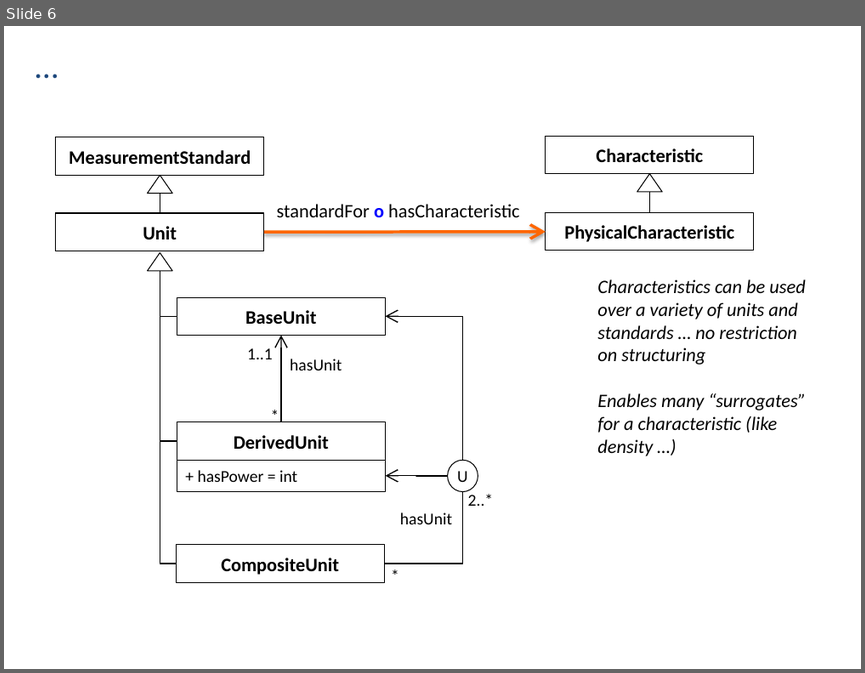
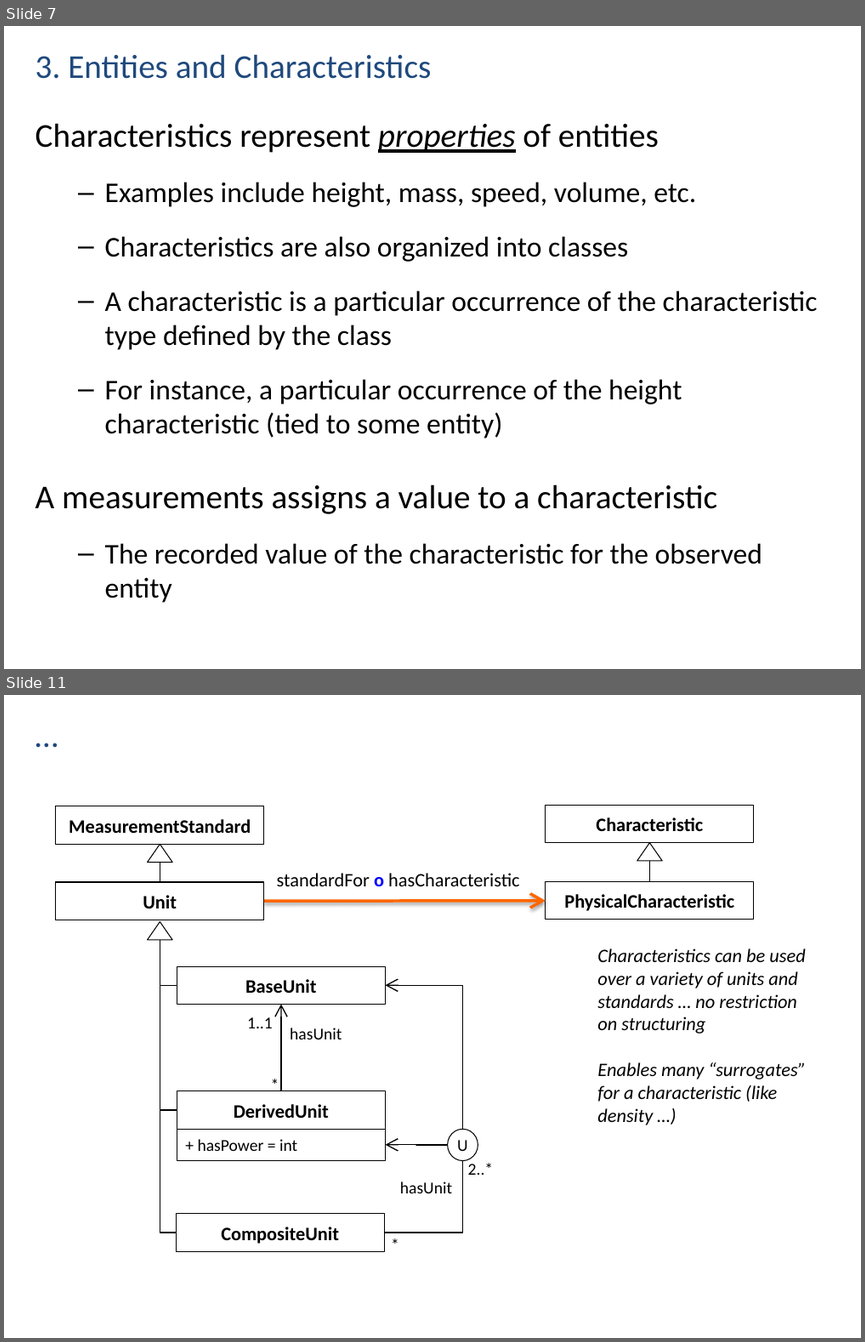
Before and after one commit to NCEAS/semtools, a slide deck: dev/oboe/docs/oboe-design-patterns.pptx. Shown one above the other, each under a label of ours: slide 6 before the commit, slides 7 and 11 after it; the slides between them are not shown. The pictures are 865x673 and 865x1342 pixels, drawn with LibreOffice and Linux fonts; fonts in the diff are those of the drawing. Boxes give left, top, right and bottom in pixels: in the first picture for what was removed or moved away, otherwise in the second. Text is boxed around its words. In the diff, an @@ line names an element or a change of style, - is before the commit and + after.

```diff
--- a/dev/oboe/docs/oboe-design-patterns.pptx
+++ b/dev/oboe/docs/oboe-design-patterns.pptx
@@ slide 7 added at box(4, 26, 861, 669), background #FFFFFF @@
@@ title added at box(35, 54, 432, 79), 28 pt, text #1F497D @@
+3. Entities and Characteristics
@@ text added at box(35, 123, 817, 602), 24 pt, text #000000 @@
+Characteristics represent properties of entities
+  – Examples include height, mass, speed, volume, etc.
+  – Characteristics are also organized into classes
+  – A characteristic is a particular occurrence of the characteristic type defined by the class
+  – For instance, a particular occurrence of the height characteristic (tied to some entity)
+A measurements assigns a value to a characteristic
+  – The recorded value of the characteristic for the observed entity
@@ what was slide 6 is now slide 11 @@
```
Also in this commit, not shown: 5 slides changed, 4 other slides added.
